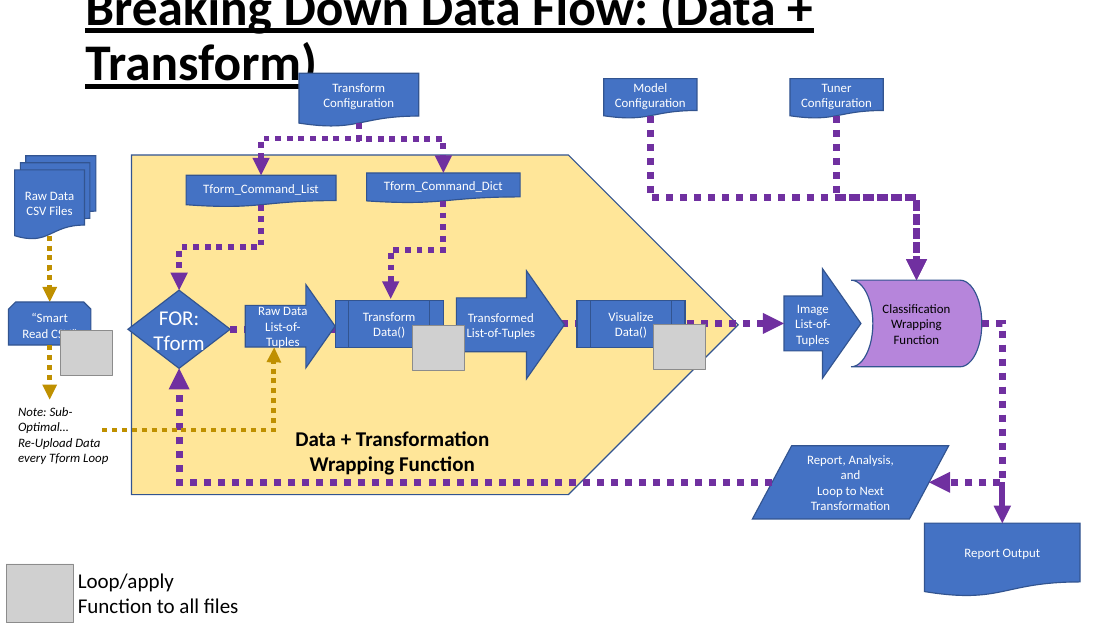
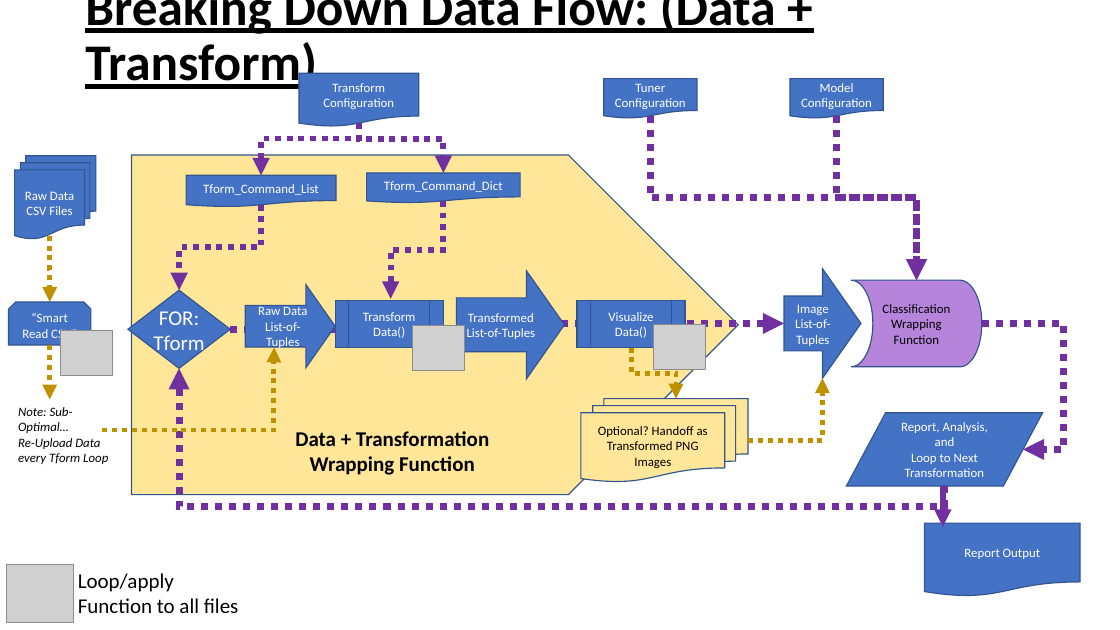
Before and after one commit to EISy-as-Py/hardy, a slide deck: slide 5 of doc/project_management/Images_and_DataFlow.pptx. Drawn at 1120x630 pixels with LibreOffice and Linux fonts; fonts in the diff are those of the drawing; grey boxes stand for pictures. Boxes give left, top, right and bottom in pixels: in the first picture for what was removed or moved away, otherwise in the second. Text is boxed around its words. In the diff, an @@ line names an element or a change of style, - is before the commit and + after.

Commit message:
more images for dataflow

```diff
--- a/doc/project_management/Images_and_DataFlow.pptx
+++ b/doc/project_management/Images_and_DataFlow.pptx
@@ text in flow chart document at bbox=[635, 83, 665, 92]: text changed @@
-Model
+Tuner
@@ text in flow chart document at bbox=[820, 83, 854, 92]: text changed @@
-Tuner
+Model
@@ elbow arrow moved from (982, 323) - (929, 482) to (982, 323) - (1023, 450) @@
@@ elbow arrow added from (631, 348) to (676, 399), #BF9000 4.25 pt dashed @@
@@ elbow arrow moved from (772, 482) - (179, 369) to (944, 486) - (179, 369) @@
@@ elbow arrow added from (749, 440) to (823, 378), #BF9000 4.25 pt dashed @@
@@ flow chart multidocument added at bbox=[581, 399, 749, 482], fill #FFE699, outline #325491 1 pt, 11 pt, text #000000 @@
+Optional? Handoff as
+Transformed PNG Images
@@ flow chart input output "Report, Analysis, and Loop to ...": place and size @@
-flow chart input output "Report, Analysis, and Loop to ..." at bbox=[753, 446, 949, 519]
+flow chart input output "Report, Analysis, and Loop to ..." at bbox=[847, 413, 1044, 486]
@@ arrow moved from (1002, 482) - (1002, 523) to (943, 486) - (943, 527) @@
```
Also in this commit, not shown: 2 other slides changed, 1 slide added.
